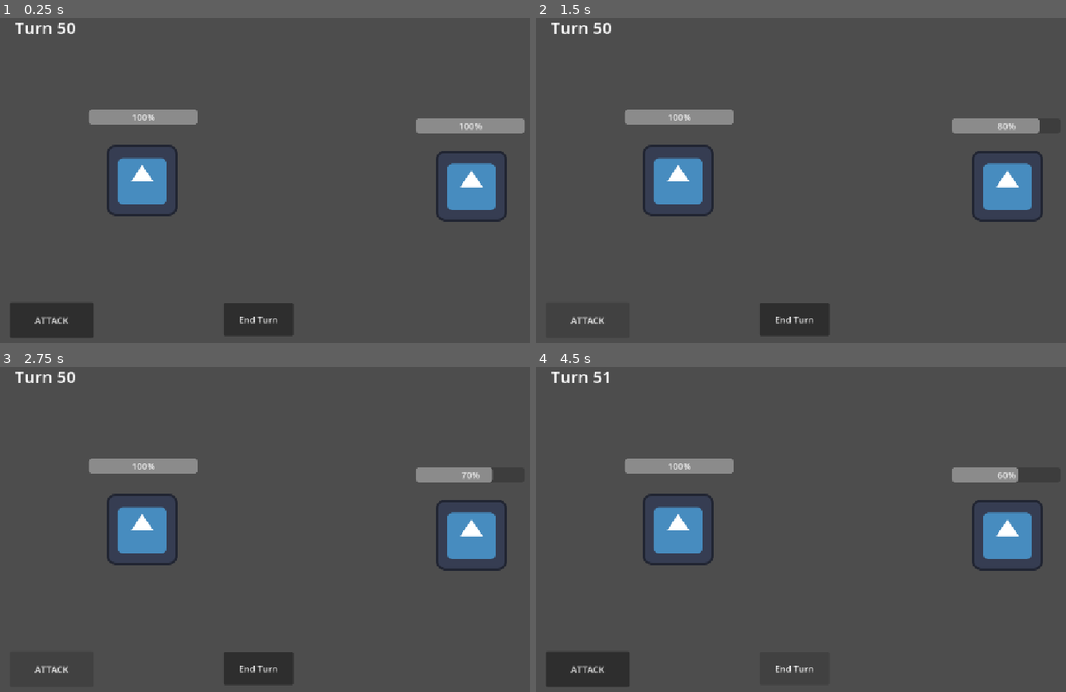
Above: before the commit, frames 1-4 (two rows, left to right).
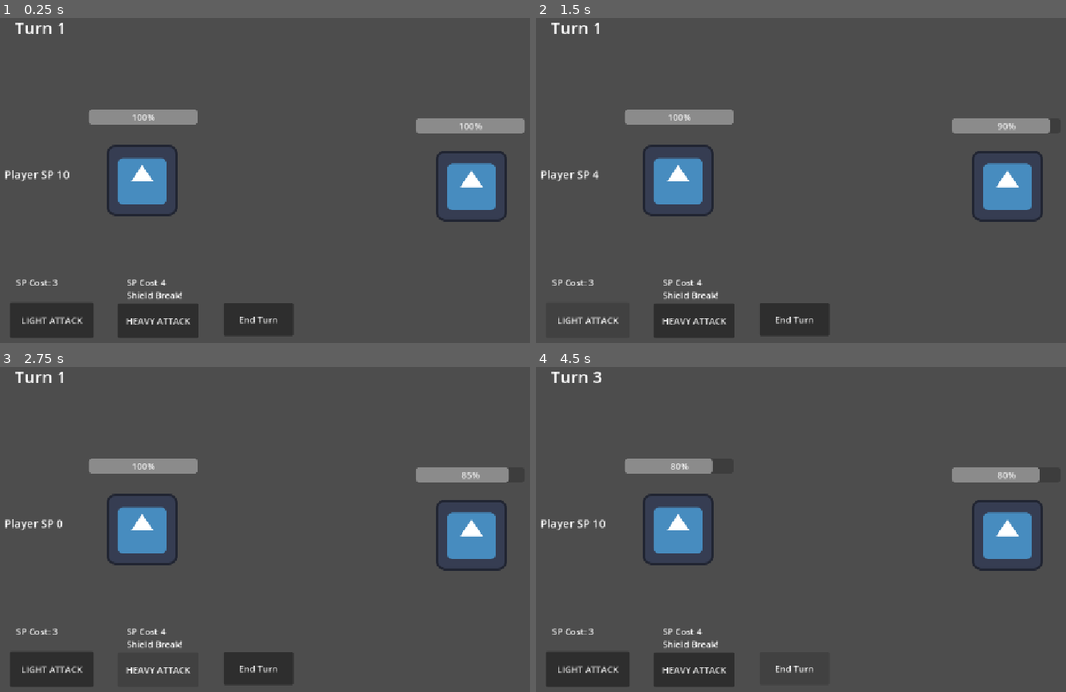
Above: after the commit, the same moments.

Repository: DChen1204/MagicCatster
Game: Godot game, scene res://DiwenFolder/Scene1.tscn
Same seed, same stepped clock (60 frames per second), same inputs: the game is played once before the commit and once after it. The engine's default icon, where the game draws it, is replaced by a stand-in: a white triangle on a blue panel in a dark square.
Inputs (mouse positions are in pixels of both pictures, inside the frame that each line leads up to):
- Up to frame 1 (0.25 s): no input
- Up to frame 2 (1.5 s): click (589, 320) at 0.5 s, where only the run before the commit has a clickable "ATTACK"; click "ATTACK" (after the commit: "LIGHT ATTACK") at 1.25 s
- Up to frame 3 (2.75 s): click "ATTACK" (after the commit: "HEAVY ATTACK") at 2 s
- Up to frame 4 (4.5 s): click "End Turn" at 2.75 s; click "ATTACK" (after the commit: "LIGHT ATTACK") at 3.5 s; click "End Turn" at 4.25 s

The runs differ from the first frame. In frame 1, 2.2% of the frame differs, in the area x 0-38%, y 1-99%; in frame 2, 2.3%; in frame 3, 1.0%; in frame 4, 2.6%, in the area x 0-96%, y 1-99%.

Commit message:
SP, light attack, heavy attack, shield
A lot of system addition. Playtest scene1

Diff:
--- a/DiwenFolder/AttackButton.gd
+++ b/DiwenFolder/AttackButton.gd
@@ -1,10 +1,11 @@
 extends Button
 
-@export var target: Health
+@export var actor: Character
+@export var target: Character
 
 func _ready() -> void:
 	pressed.connect(_on_pressed)
 
 func _on_pressed() -> void:
-	if is_instance_valid(target):
-		target.take_damage(10.0)
+	if is_instance_valid(target) and is_instance_valid(actor):
+		actor.light_attack(target)
--- /dev/null
+++ b/DiwenFolder/Character.gd
@@ -0,0 +1,34 @@
+
+class_name Character
+extends Node2D
+
+# Base class of all characters
+
+# Base attack
+var attack: float
+
+# Base defense
+var defense: float
+
+# Base health
+var health: float
+
+# True if controlled by the player
+var is_play_character: bool
+
+# SP (applicable when controlled by player)
+var sp: int = 0
+
+# whether the character is shielding
+var shielded: bool
+
+signal sp_changed(new_sp: int)
+signal shield_changed(new_shield: bool)
+
+# Assign stats
+func assign_stats(att: float, def: float, hp: float, is_play: bool, new_sp: int = 0):
+	attack = att
+	defense = def
+	health = hp
+	is_play_character = is_play
+	sp = new_sp
--- a/DiwenFolder/EnemyScript.gd
+++ b/DiwenFolder/EnemyScript.gd
@@ -1,10 +1,57 @@
-extends Sprite2D
+extends Character
+
+@export var health_object: Node
+
+var total_defense
 
 func _ready():
+	super.assign_stats(20, 5, 100, false)
+	health_object.max_health_point = health
+	health_object.health_point = health
+	total_defense = defense
+	shield_changed.emit(false)
 	GameManager.register_enemy(self)
 	print("Enemy registered!")
 
 func play_turn():
-	print("Enemy turn starts.")
-	await get_tree().create_timer(1.0).timeout
-	print("Enemy turn ends.")
+	shielded = false
+	total_defense = defense
+	shield_changed.emit(false)
+	decide_action()
+
+# Enemy AI deciding what to do in its turn
+func decide_action():
+	if randf() < 0.5:
+		light_attack(GameManager.player)
+	else:
+		shield()
+
+func light_attack(target: Character):
+	print("Enemy light-attack player.")
+	target.got_light_attacked(self)
+
+func shield():
+	print("Enemy has shield itself.")
+	shielded = true;
+	total_defense = defense + 3
+	shield_changed.emit(true)
+
+func got_light_attacked(actor: Character):
+	if actor.attack > self.total_defense:
+		var damage = actor.attack - self.total_defense
+		self.health = self.health - damage
+		health_object.take_damage(damage)
+
+func got_heavy_attacked(actor: Character):
+	# break shield
+	if shielded:
+		shielded = false
+		total_defense = defense
+		shield_changed.emit(false)
+		print("Enemy shield broken!")
+
+	# take damage
+	if actor.attack > self.total_defense:
+		var damage = actor.attack - self.total_defense
+		self.health = self.health - damage
+		health_object.take_damage(damage)
--- a/DiwenFolder/GameManager.gd
+++ b/DiwenFolder/GameManager.gd
@@ -4,6 +4,7 @@
 
 # @onready var player: Sprite2D = %Player
 var turn_manager: Node
+
 var player: Node
 var enemy: Node
 
--- a/DiwenFolder/Health.gd
+++ b/DiwenFolder/Health.gd
@@ -5,6 +5,9 @@
 @export var max_health_point: float = 100.0
 @export var health_point: float = 100.0
 var is_dead: bool = false
+
+# func _ready():
+
 
 # Call the following methods when taking damage and healing
 func take_damage(amount: float) -> void:
--- /dev/null
+++ b/DiwenFolder/HeavyAttackButton.gd
@@ -0,0 +1,11 @@
+extends Button
+
+@export var actor: Character
+@export var target: Character
+
+func _ready() -> void:
+	pressed.connect(_on_pressed)
+
+func _on_pressed() -> void:
+	if is_instance_valid(target) and is_instance_valid(actor):
+		actor.heavy_attack(target)
--- a/DiwenFolder/PlayerScript.gd
+++ b/DiwenFolder/PlayerScript.gd
@@ -1,13 +1,37 @@
-extends Sprite2D
+extends Character
 
 @export var end_turn_button: Button
+@export var health_object: Node
 
 func _ready():
+	super.assign_stats(10, 10, 100, true, 10)
+	health_object.max_health_point = health
+	health_object.health_point = health
+	sp_changed.emit(sp)
 	GameManager.register_player(self)
 	print("Player registered!")
 
+func play_turn():
+	sp = 10
+	sp_changed.emit(sp)
+	await end_turn_button.pressed
 
-func play_turn():
-	print("Player turn begins.")
-	await end_turn_button.pressed
-	print("Player turn ends.")
+func light_attack(target: Character):
+	if (sp >= 3):
+		sp -= 3
+		sp_changed.emit(sp)
+		print("Player light-attack enemy.")
+		target.got_light_attacked(self)
+
+func heavy_attack(target: Character):
+	if (sp >= 4):
+		sp -= 4
+		sp_changed.emit(sp)
+		print("Player heavy-attack enemy.")
+		target.got_heavy_attacked(self)
+
+func got_light_attacked(actor: Character):
+	if actor.attack > self.defense:
+		var damage = actor.attack - self.defense
+		self.health = self.health - damage
+		health_object.take_damage(damage)
--- /dev/null
+++ b/DiwenFolder/SPDisplay.gd
@@ -0,0 +1,10 @@
+extends RichTextLabel
+
+@export var target: Character
+
+func _ready() -> void:
+	text = "Player SP %d" % target.sp
+	target.sp_changed.connect(_on_sp_changed)
+
+func _on_sp_changed(new_value: int) -> void:
+	text = "Player SP %d" % new_value
--- a/DiwenFolder/Scene1.tscn
+++ b/DiwenFolder/Scene1.tscn
@@ -8,7 +8,10 @@
 [ext_resource type="Script" uid="uid://b07vpmvwjrrsg" path="res://DiwenFolder/PlayerScript.gd" id="4_ygwo8"]
 [ext_resource type="Script" uid="uid://utrcdm0im0sm" path="res://DiwenFolder/EnemyScript.gd" id="5_0sxtl"]
 [ext_resource type="Script" uid="uid://i8qsk8dfiahs" path="res://DiwenFolder/TurnManager.gd" id="6_g18wv"]
+[ext_resource type="Script" uid="uid://rmqta1r33kom" path="res://DiwenFolder/SPDisplay.gd" id="8_k4tyk"]
 [ext_resource type="Script" uid="uid://b7f8qlcv787cv" path="res://DiwenFolder/TurnNumber.gd" id="8_ygwo8"]
+[ext_resource type="Script" uid="uid://d31rs5tabdp24" path="res://DiwenFolder/HeavyAttackButton.gd" id="11_3yl6h"]
+[ext_resource type="Script" uid="uid://bvnhvb5r30n2" path="res://DiwenFolder/ShieldDisplay.gd" id="12_jrcw8"]
 
 [node name="World" type="Node2D" unique_id=1568438141]
 script = ExtResource("1_u5sc1")
@@ -28,11 +31,12 @@
 script = ExtResource("8_ygwo8")
 target = NodePath("..")
 
-[node name="Player" type="Sprite2D" parent="TurnManager" unique_id=62225164 node_paths=PackedStringArray("end_turn_button")]
+[node name="Player" type="Sprite2D" parent="TurnManager" unique_id=62225164 node_paths=PackedStringArray("end_turn_button", "health_object")]
 position = Vector2(-309, 7)
 texture = ExtResource("1_wion3")
 script = ExtResource("4_ygwo8")
 end_turn_button = NodePath("../Canvas/End Turn Button")
+health_object = NodePath("PlayerHealth")
 
 [node name="PlayerHealth" type="Node2D" parent="TurnManager/Player" unique_id=2095667902]
 script = ExtResource("3_ai2fy")
@@ -51,10 +55,21 @@
 script = ExtResource("4_y22jx")
 target = NodePath("../PlayerHealth")
 
-[node name="Enemy" type="Sprite2D" parent="TurnManager" unique_id=824127465]
+[node name="SP Display" type="RichTextLabel" parent="TurnManager/Player" unique_id=1503216475 node_paths=PackedStringArray("target")]
+offset_left = -249.0
+offset_top = -25.0
+offset_right = -99.0
+offset_bottom = 15.0
+theme_override_font_sizes/normal_font_size = 20
+text = "Player SP"
+script = ExtResource("8_k4tyk")
+target = NodePath("..")
+
+[node name="Enemy" type="Sprite2D" parent="TurnManager" unique_id=824127465 node_paths=PackedStringArray("health_object")]
 position = Vector2(286, 17)
 texture = ExtResource("1_wion3")
 script = ExtResource("5_0sxtl")
+health_object = NodePath("EnemyHealth")
 
 [node name="EnemyHealth" type="Node2D" parent="TurnManager/Enemy" unique_id=310854079]
 script = ExtResource("3_ai2fy")
@@ -79,15 +94,16 @@
 offset_right = 40.0
 offset_bottom = 40.0
 
-[node name="Attack Button" type="Button" parent="TurnManager/Canvas" unique_id=1981507433 node_paths=PackedStringArray("target")]
+[node name="Light Attack Button" type="Button" parent="TurnManager/Canvas" unique_id=1981507433 node_paths=PackedStringArray("actor", "target")]
 layout_mode = 0
 offset_left = -548.0
 offset_top = 228.0
 offset_right = -397.0
 offset_bottom = 292.0
-text = "ATTACK"
+text = "LIGHT ATTACK"
 script = ExtResource("4_rx3ek")
-target = NodePath("../../Enemy/EnemyHealth")
+actor = NodePath("../../Player")
+target = NodePath("../../Enemy")
 
 [node name="End Turn Button" type="Button" parent="TurnManager/Canvas" unique_id=1660589545]
 layout_mode = 0
@@ -96,3 +112,34 @@
 offset_right = -36.0
 offset_bottom = 288.0
 text = "End Turn"
+
+[node name="Heavy Attack Button" type="Button" parent="TurnManager/Canvas" unique_id=1757484005 node_paths=PackedStringArray("actor", "target")]
+layout_mode = 0
+offset_left = -353.0
+offset_top = 230.0
+offset_right = -207.0
+offset_bottom = 292.0
+text = "HEAVY ATTACK"
+script = ExtResource("11_3yl6h")
+actor = NodePath("../../Player")
+target = NodePath("../../Enemy")
+
+[node name="SP Costs" type="RichTextLabel" parent="TurnManager/Canvas" unique_id=1942213893]
+layout_mode = 0
+offset_left = -537.0
+offset_top = 180.0
+offset_right = -128.0
+offset_bottom = 229.0
+text = "SP Cost: 3								SP Cost 4
+												Shield Break!
+"
+
+[node name="Shield Text" type="RichTextLabel" parent="TurnManager/Canvas" unique_id=2141307080 node_paths=PackedStringArray("target")]
+layout_mode = 0
+offset_left = 225.0
+offset_top = 96.0
+offset_right = 445.0
+offset_bottom = 128.0
+text = "ENEMY SHIELD!"
+script = ExtResource("12_jrcw8")
+target = NodePath("../../Enemy")
--- /dev/null
+++ b/DiwenFolder/ShieldDisplay.gd
@@ -0,0 +1,16 @@
+extends RichTextLabel
+
+@export var target: Character
+
+func _ready() -> void:
+	if target.shielded:
+		text = "Enemy Shielded!"
+	else:
+		text = ""
+	target.shield_changed.connect(_on_shield_changed)
+
+func _on_shield_changed(new_value: bool) -> void:
+	if new_value:
+		text = "Enemy Shielded!"
+	else:
+		text = ""
--- a/DiwenFolder/TurnManager.gd
+++ b/DiwenFolder/TurnManager.gd
@@ -7,7 +7,7 @@
 # Variables
 var active_character_index: int = 0
 var turn_queue: Array
-var turn_number: int = 50
+var turn_number: int = 1
 
 # Notify other scripts
 signal turn_number_changed(new_value: int)
@@ -38,8 +38,8 @@
 
 	# Increase turn number if everyone went once
 	if (active_character_index == 0):
+		print("\n")
 		turn_number += 1
-		print("turn_number=", turn_number)
 		turn_number_changed.emit(turn_number)
 
 	# Recursion
--- a/DiwenFolder/TurnNumber.gd
+++ b/DiwenFolder/TurnNumber.gd
@@ -7,5 +7,4 @@
 	target.turn_number_changed.connect(_on_turn_number_changed)
 
 func _on_turn_number_changed(new_value: int) -> void:
-	print("Should get trigger!")
 	text = "Turn %d" % new_value
Not shown, added: DiwenFolder/Character.gd.uid
Not shown, added: DiwenFolder/HeavyAttackButton.gd.uid
Not shown, added: DiwenFolder/SPDisplay.gd.uid
Not shown, added: DiwenFolder/ShieldDisplay.gd.uid
